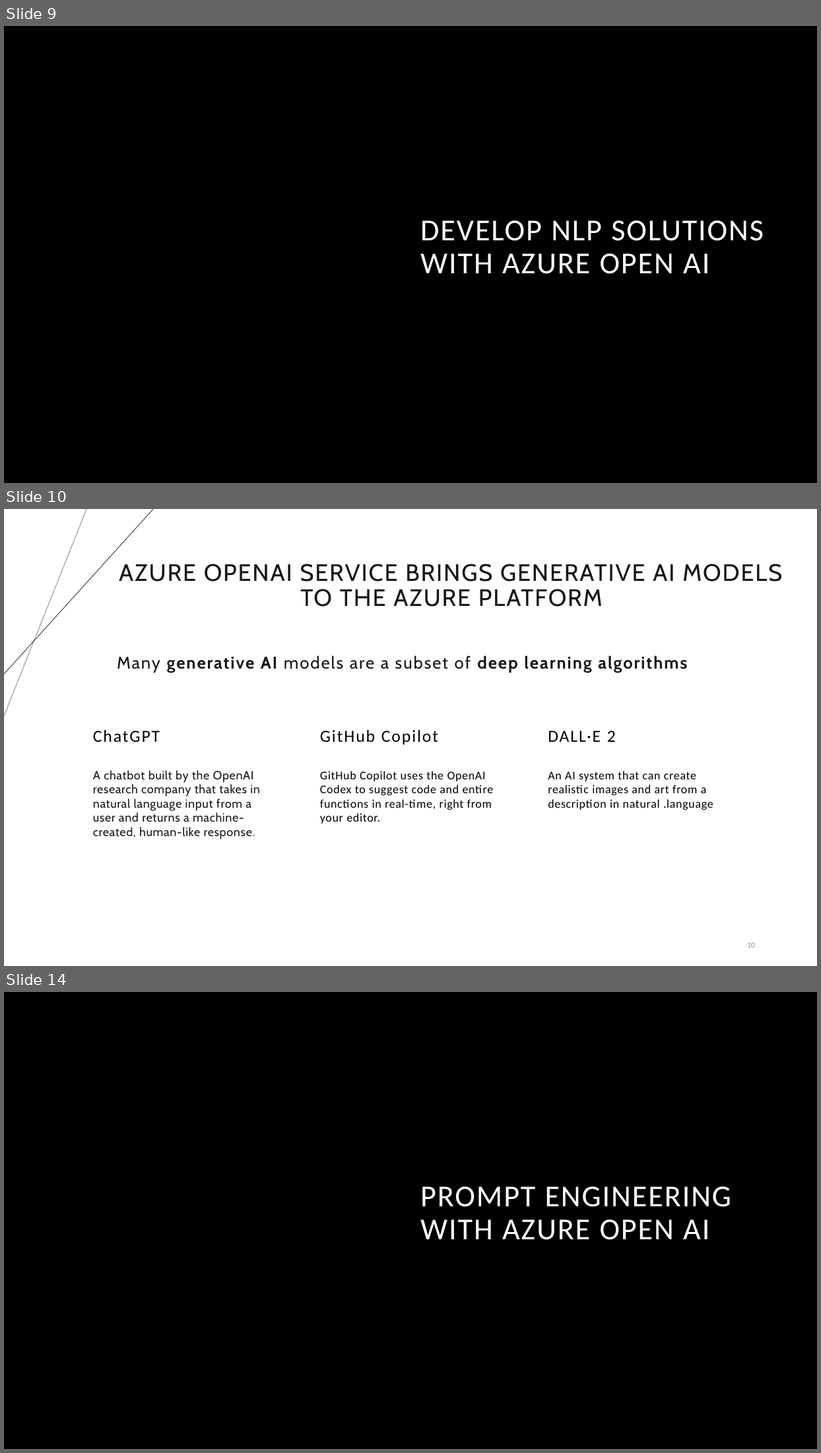
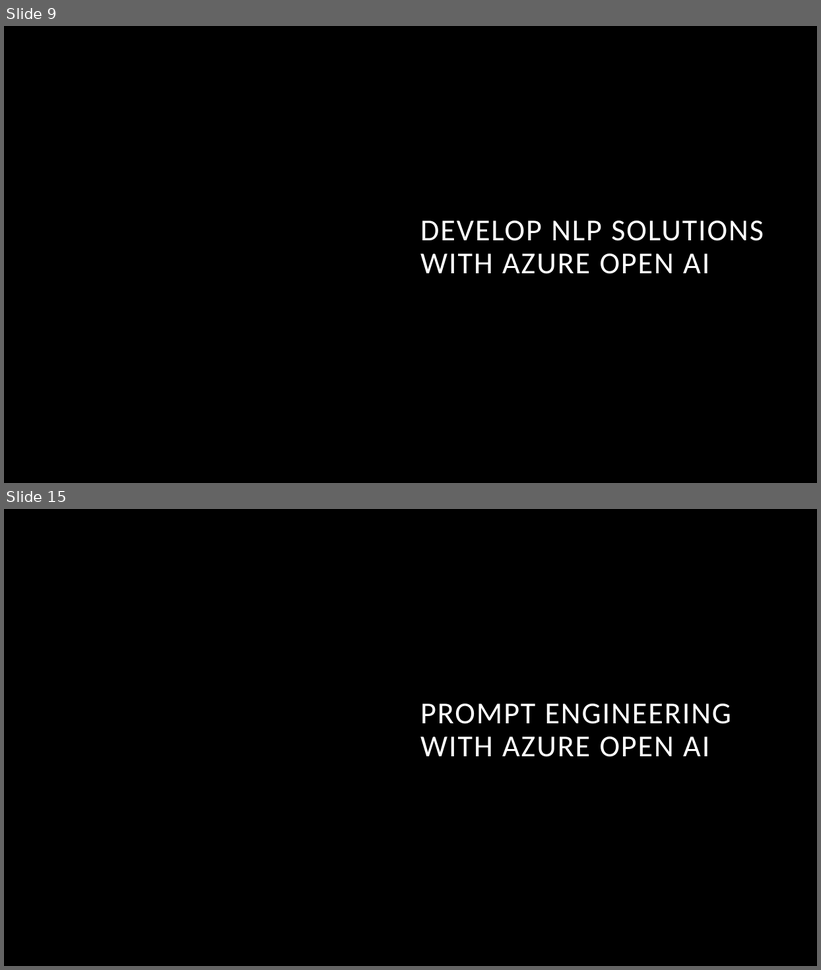
Before and after one commit to sujoy-saha/Develop-AI-solutions-with-Azure-AI, a slide deck: 6. Develop AI solutions with Azure OpenAI/Develop AI solutions with Azure OpenAI.pptx. Shown one above the other, each under a label of ours: slides 9, 10 and 14 before the commit, slides 9 and 15 after it; the slides between them are not shown. The pictures are 821x1453 and 821x970 pixels, drawn with LibreOffice and Linux fonts; fonts in the diff are those of the drawing; background and template pictures are left out. Boxes give left, top, right and bottom in pixels: in the first picture for what was removed or moved away, otherwise in the second. Text is boxed around its words. In the diff, an @@ line names an element or a change of style, - is before the commit and + after.

```diff
--- a/6. Develop AI solutions with Azure OpenAI/Develop AI solutions with Azure OpenAI.pptx
+++ b/6. Develop AI solutions with Azure OpenAI/Develop AI solutions with Azure OpenAI.pptx
@@ slide 10 removed at (4, 509, 817, 966), background #FFFFFF @@
@@ line removed from (86, 509) to (4, 716) @@
@@ line removed from (153, 509) to (4, 674) @@
@@ title removed at (119, 564, 782, 607) @@
-AZURE OPENAI SERVICE BRINGS GENERATIVE AI MODELS TO THE AZURE PLATFORM
@@ text removed at (117, 656, 687, 672) @@
-Many generative AI models are a subset of deep learning algorithms
@@ text removed at (93, 730, 160, 742) @@
-ChatGPT
@@ text removed at (320, 730, 438, 745) @@
-GitHub Copilot
@@ text removed at (548, 731, 616, 742) @@
-DALL·E 2
@@ text removed at (93, 770, 260, 840) @@
-A chatbot built by the OpenAI research company that takes in natural language input from a user and returns a machine-created, human-like response.
@@ text removed at (320, 771, 494, 824) @@
-GitHub Copilot uses the OpenAI Codex to suggest code and entire functions in real-time, right from your editor.
@@ text removed at (548, 771, 714, 810) @@
-An AI system that can create realistic images and art from a description in natural .language
@@ page number removed at (747, 943, 755, 948) @@
-10
@@ what was slide 14 is now slide 15 @@
```
Also in this commit, not shown: 8 slides changed, 4 slides added, 3 other slides removed, 2 other files.
